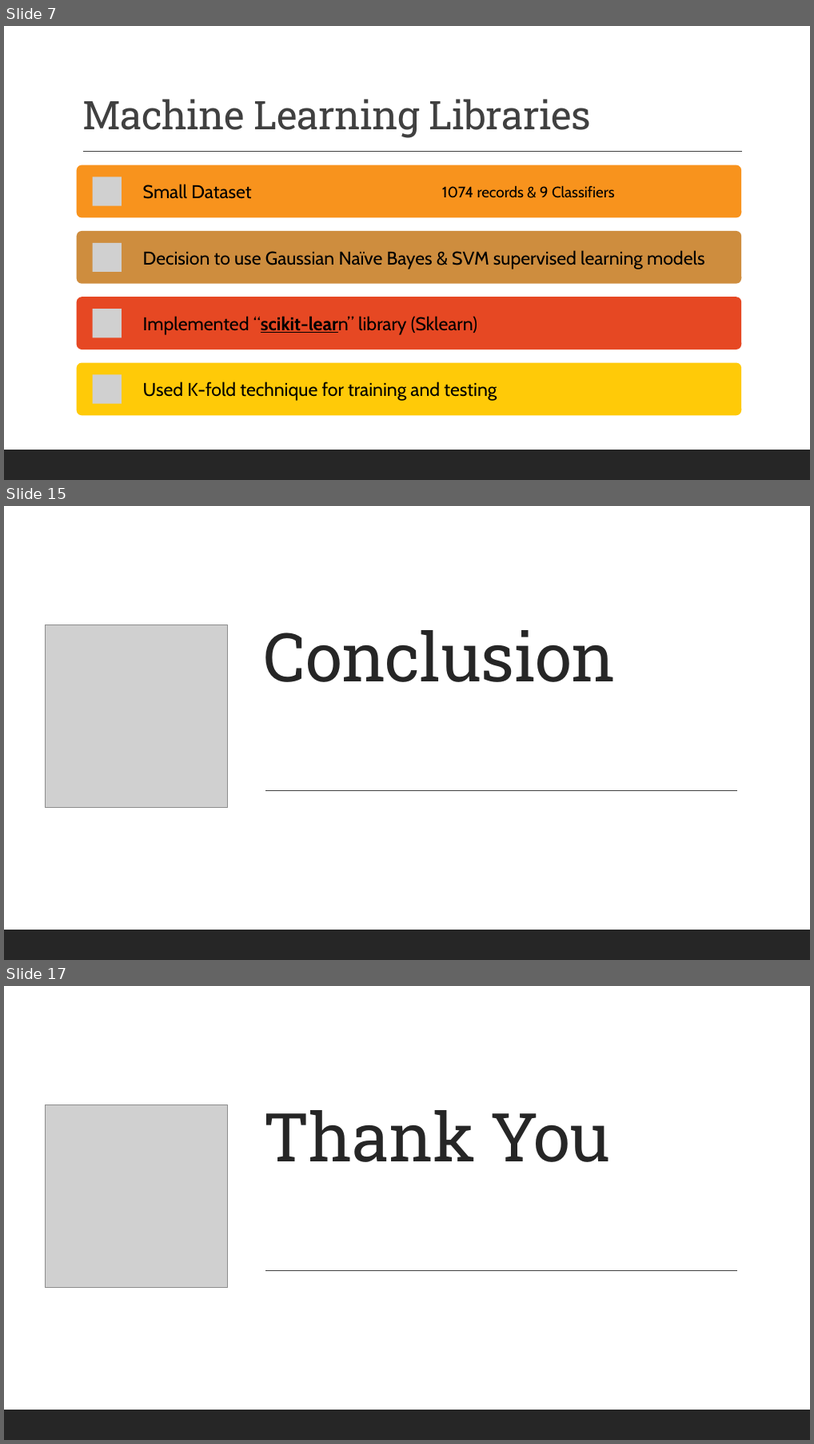
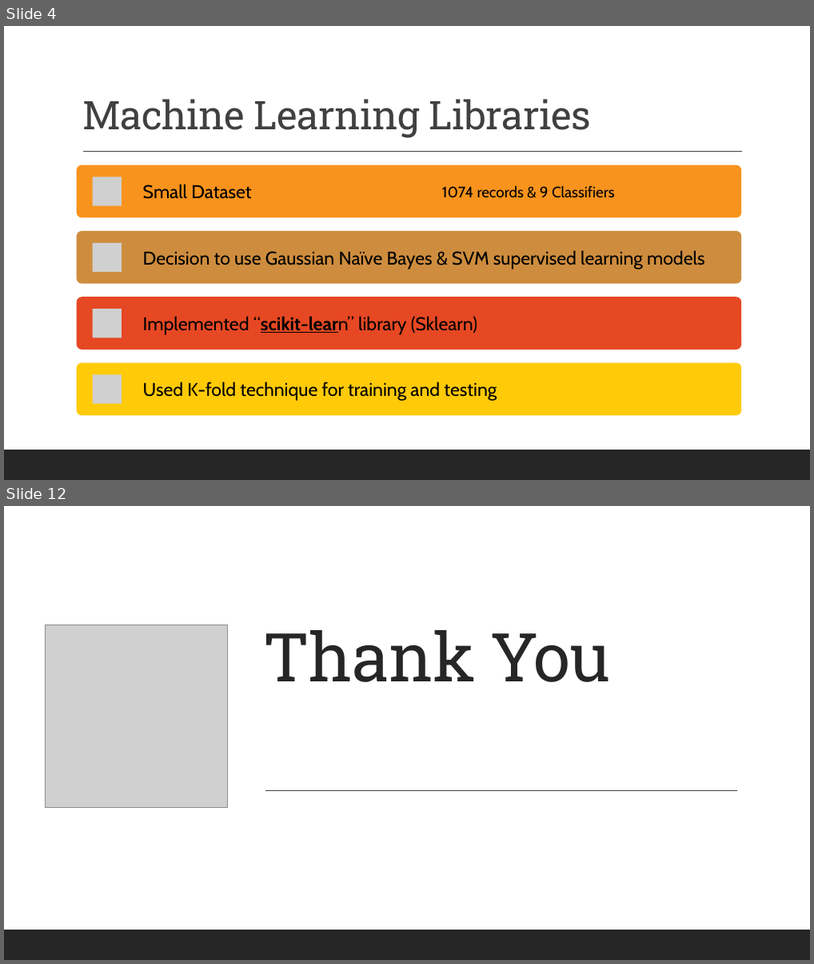
Before and after one commit to skierwing/soen691_project_ed_yr, a slide deck: presentation/SOEN_690_Team_12.pptx. Shown one above the other, each under a label of ours: slides 7, 15 and 17 before the commit, slides 4 and 12 after it; the slides between them are not shown. The pictures are 814x1444 and 814x964 pixels, drawn with LibreOffice and Linux fonts; fonts in the diff are those of the drawing; grey boxes stand for pictures. Boxes give left, top, right and bottom in pixels: in the first picture for what was removed or moved away, otherwise in the second. Text is boxed around its words. In the diff, an @@ line names an element or a change of style, - is before the commit and + after.

```diff
--- a/presentation/SOEN_690_Team_12.pptx
+++ b/presentation/SOEN_690_Team_12.pptx
@@ slide 15 removed at bbox=[4, 506, 810, 960], background #FFFFFF @@
@@ rectangle removed at bbox=[4, 506, 810, 960] @@
@@ picture removed at bbox=[45, 624, 228, 808] @@
@@ title removed at bbox=[264, 630, 616, 682] @@
-Conclusion
@@ line removed from (266, 790) to (738, 790) @@
@@ rectangle removed at bbox=[4, 929, 810, 960] @@
@@ what was slide 7 is now slide 4 @@
@@ what was slide 17 is now slide 12 @@
```
Also in this commit, not shown: 7 slides changed, 4 other slides removed, 1 other file.
